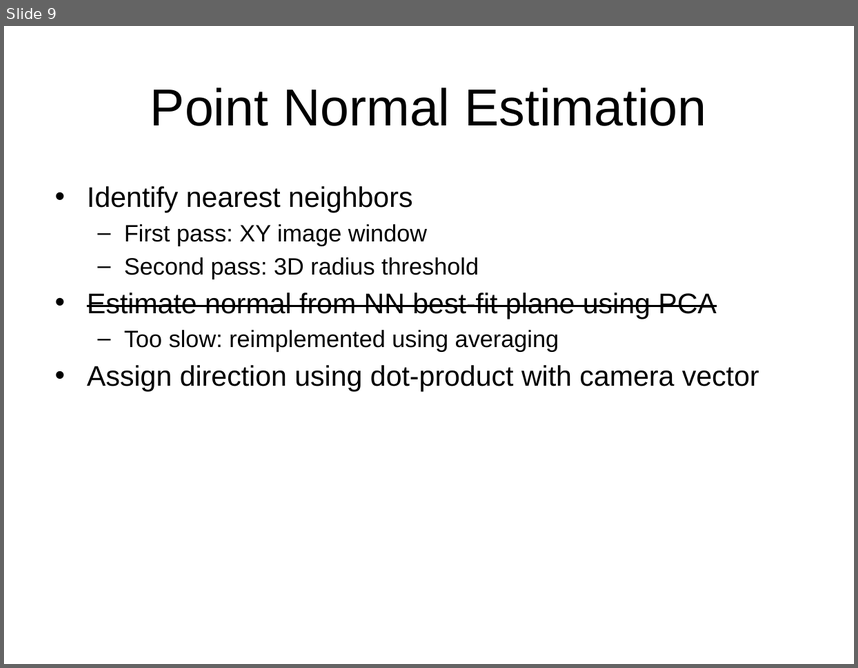
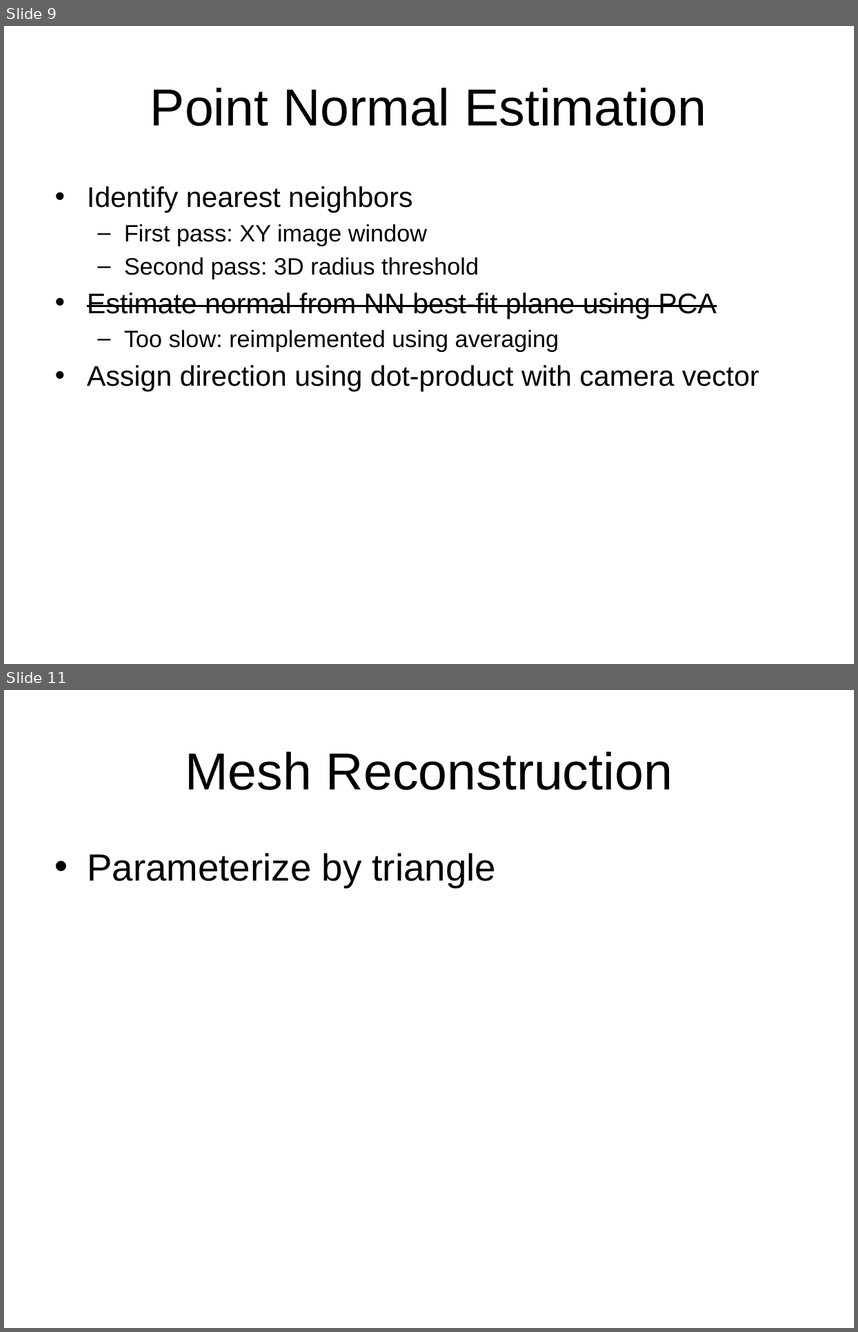
Before and after one commit to cboots/RGBD-to-Mesh, a slide deck: docs/presentation/final-presentation.pptx. Shown one above the other, each under a label of ours: slide 9 before the commit, slides 9 and 11 after it; the slides between them are not shown. The pictures are 858x668 and 858x1332 pixels, drawn with LibreOffice and Linux fonts; fonts in the diff are those of the drawing. Boxes give left, top, right and bottom in pixels: in the first picture for what was removed or moved away, otherwise in the second. Text is boxed around its words. In the diff, an @@ line names an element or a change of style, - is before the commit and + after.

```diff
--- a/docs/presentation/final-presentation.pptx
+++ b/docs/presentation/final-presentation.pptx
@@ slide 11 added at (x1=4, y1=690, x2=854, y2=1328), background #FFFFFF @@
@@ title added at (x1=185, y1=751, x2=673, y2=790), 44 pt, text #000000 @@
+Mesh Reconstruction
@@ text added at (x1=87, y1=853, x2=497, y2=887), 32 pt, text #000000 @@
+• Parameterize by triangle
```
Also in this commit, not shown: 1 slide changed, 1 other file.
